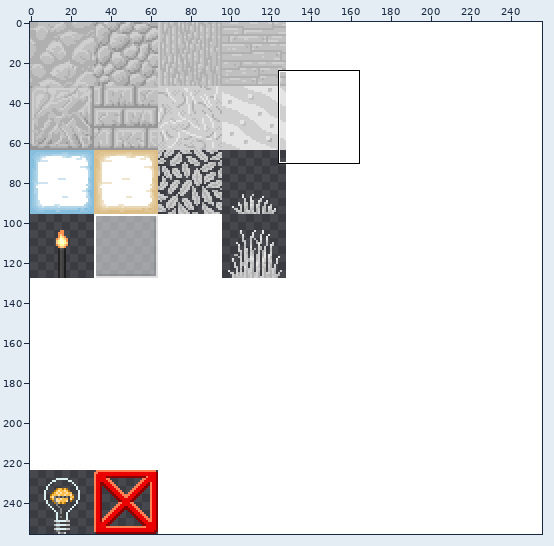
Edited in one commit: sprite sheet (assets/terrain.png). The picture above shows the old version from afar; the outline marks the close-up.
Close-up. The starting point:
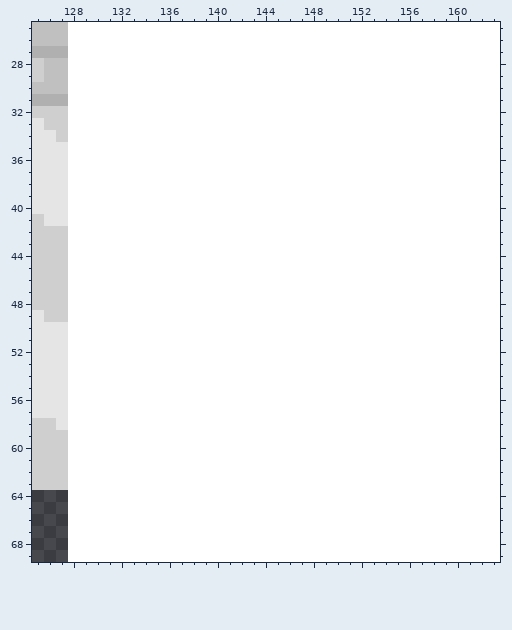
The file is 256x256 pixels. Colours within 5 levels of each other are drawn and written as one. Shown: x 125..163, y 25..69.
After:
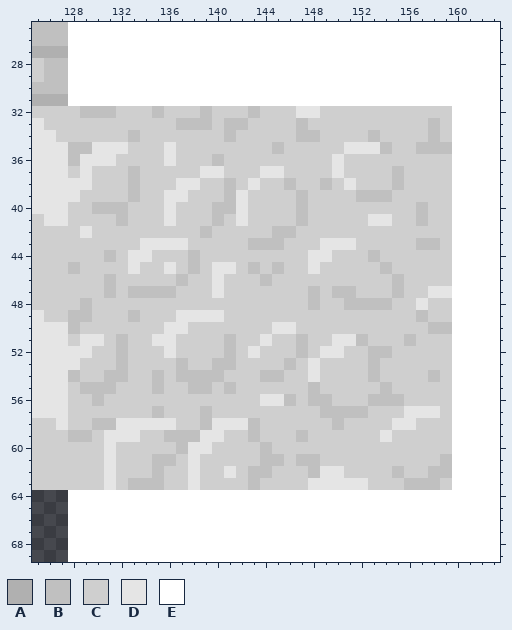
Palette (. is transparent): A #b0b0b0  B #c0c0c0  C #cfcfcf  D #e5e5e5  E #ffffff
Change:
Changed rows in their new state; - is an unchanged pixel.
first column x 128:
32 CBBBCCCBCCCBCCCBCCCDDCCCCCCCCCCC
33 CCCCCCCCCBBBCBBCCCCBCCCCCCCCCCBC
34 CCCCCBCCCCCCCBCCCCCBBCCCCBCCCCBC
35 BBDDDCCCDCCCCCCCCBCCCCCDDDBCCBBB
36 BDDDCCCCDCCCBCCCCCCCCCDCCCCCCCCC
37 CDCCCBCCCCCDDCCCDDCCCCDCCCCBCCCC
38 DDCCCBCCCDDCCBCDCCBCCBCDCCCBCCCC
39 DCCCCBCCDDCCCBDCCCCBCCCCBBBCCCCC
40 CCBBBCCCDCCCBBDCCCCBCCCCCCCCCBCC
41 CCCCBCCCDCCCBCDCCCCBCCCCCDDCCBCC
42 CDCCCCCCCCCBCCCCCBBCCCCCCCCCCCCC
43 CCCCCCDDDDCCCCCBBBCCCDDDCCCCCBBC
44 CCCBCDDCCCBCCCCCCCCCDDCCCBCCCCCC
45 BCCCCDCCDCBCDDCBCBCCDCCCCCBCCCCC
46 CCCBCCCCCBCCDCCCBCCCCCCCCCCBCCCC
47 CCCBCBBBBCCCDCCCCCCCBCBBCCCBCCDD
48 CBCCCCCCCCCCCCCCCCCCBCCBBBBCCDCC
49 BBCCCBCCCDDDDCCCCCCCCCCCCCCCCBCC
50 BCCCCCCCDDCCCCCCCDDCCCCCCCCCCCBB
51 CDDCBCCDDCCCCBCCDCCBCCDDBCCCBCCC
52 DDCCBCCCDCCCCBCDCCCBCDDCCBBCCCCC
53 DCCCBCCCCBCCBBCCCCBCDCCCCBCCCCCC
54 BCCBBCCBCBBBBCCCBBCCDCCCCBCCCCBC
55 CBBBCCCBCCBBCBCCCCCCBCCCCCBCCCCC
56 CCBCCCCCCCCCCCCCDDBCBBCCCBBBCCCC
57 CCCCCCCBCCCBCCCCCCCCCBBBBCCCDDDC
58 CCBBDDDDDCCBDDDBCCCCCCBCCCCDDCCC
59 BBCDDDCCBBBDDCCBCCCBCCCCCCDCCCCC
60 CCCDCCCCCBDDCCCCBCCCCCCCCCCCCCCC
61 CCCDCCCBBCDCCCCCBBCBBCCCCCCCCCCB
62 CCCDCCCBCCDCCDCBBCCCBDDCCCCBCCBB
63 CCCDCBBBCCDCCCCBCCCCDDDDDCCCBBBC
Boxes around the changes in both close-ups, in picture pixels (x1, y1, x2, y2):
changed: (68, 106, 452, 490)
